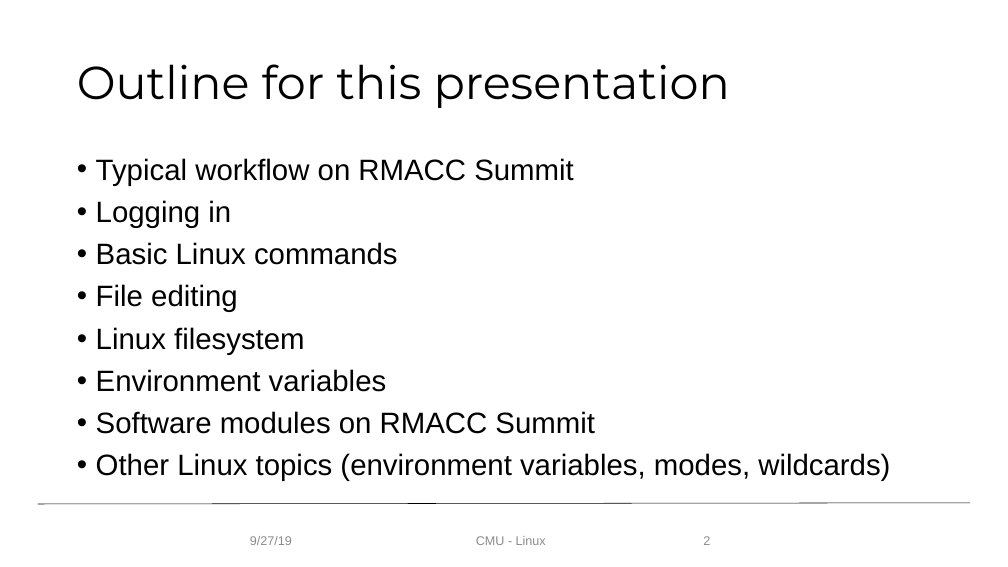
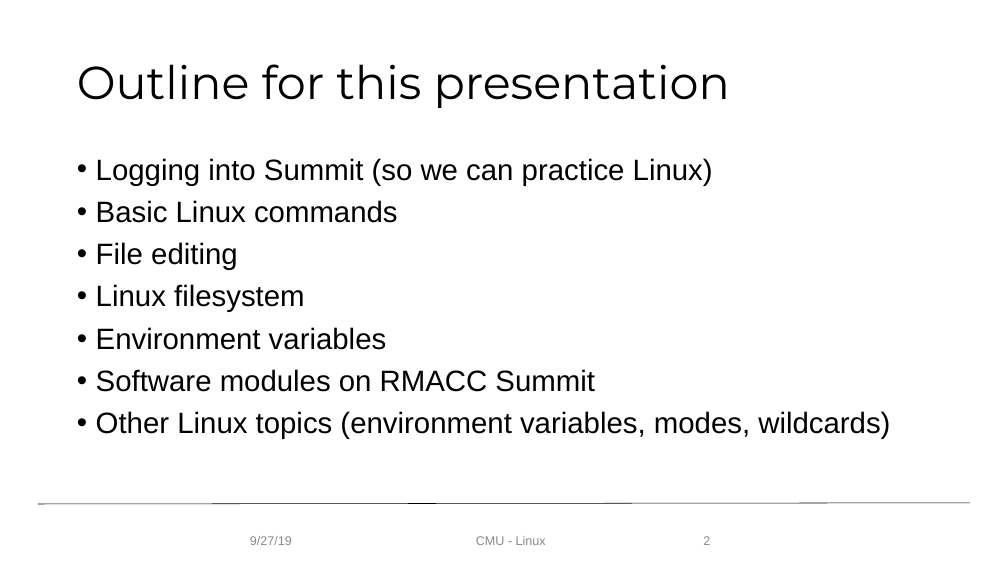
Before and after one commit to ResearchComputing/CMU_HPC_2019, a slide deck: slide 2 of Linux/Intro_Linux.pptx. Drawn at 1008x567 pixels with LibreOffice and Linux fonts; fonts in the diff are those of the drawing; background and template pictures are left out. Boxes give left, top, right and bottom in pixels: in the first picture for what was removed or moved away, otherwise in the second. Text is boxed around its words. In the diff, an @@ line names an element or a change of style, - is before the commit and + after.

```diff
--- a/Linux/Intro_Linux.pptx
+++ b/Linux/Intro_Linux.pptx
@@ text at bbox=[96, 158, 713, 186]: text changed @@
-• Typical workflow on RMACC Summit
-• Logging in
+• Logging into Summit (so we can practice Linux)
```
Also in this commit, not shown: 5 other slides changed, 1 slide removed, 1 other file.
